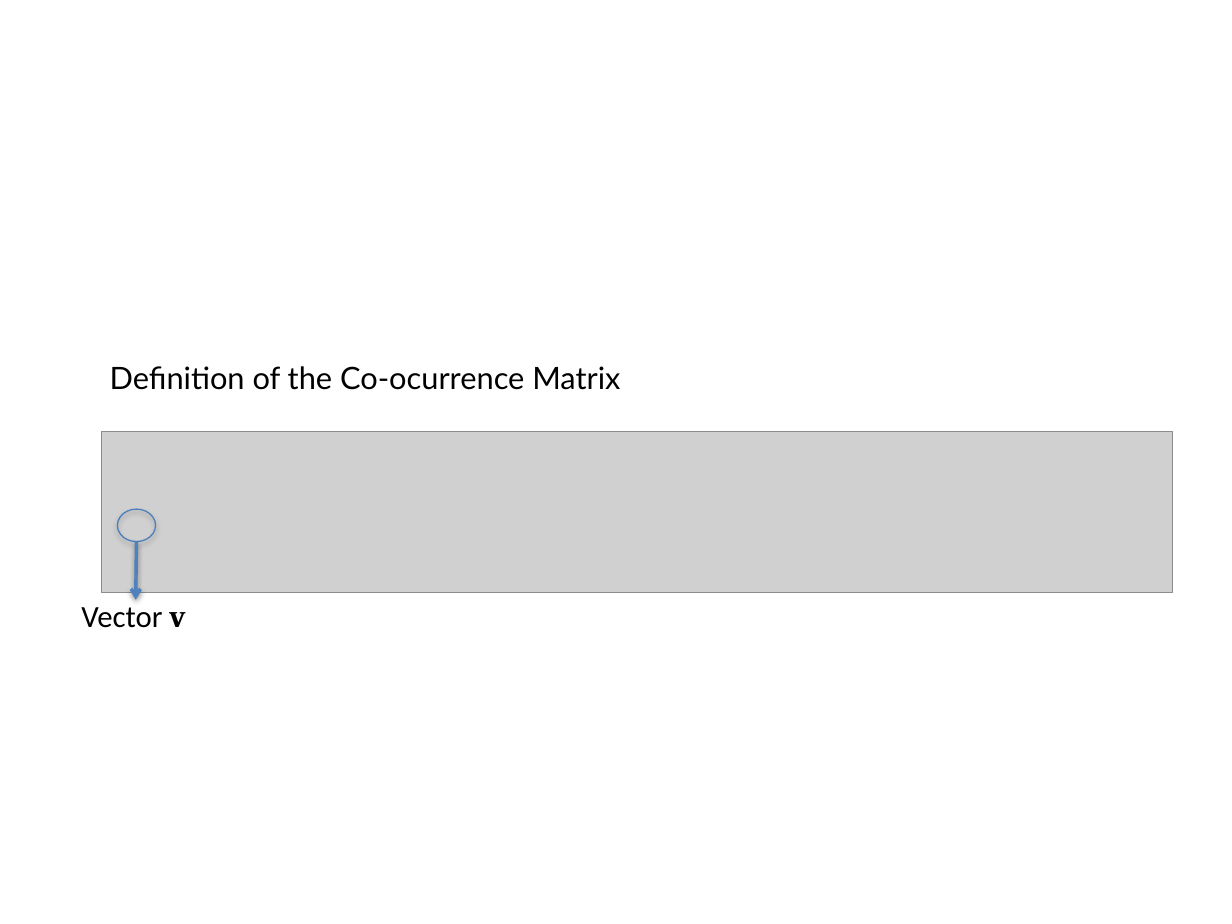
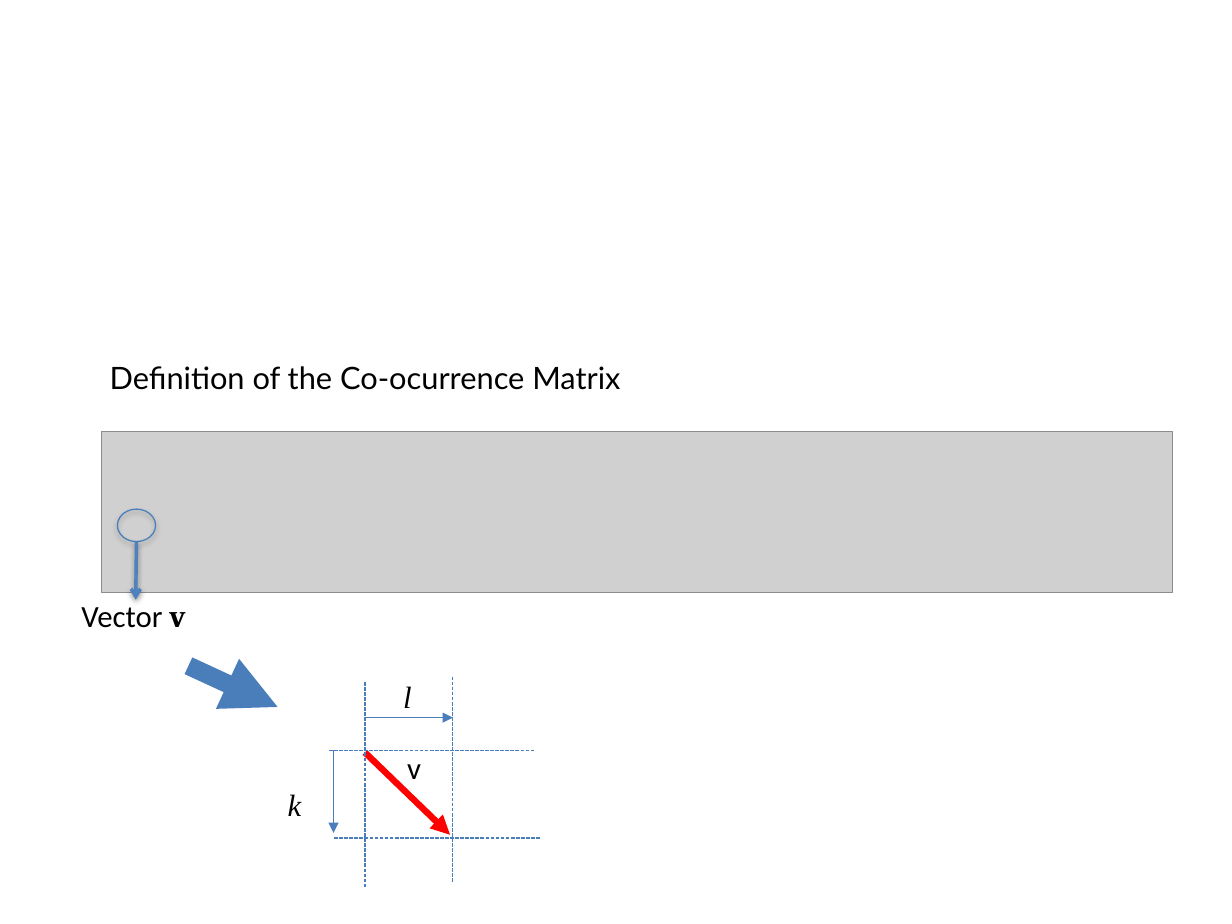
Before and after one commit to domingomery/patrones, a slide deck: slide 25 of clases/Cap02_Extraccion_de_Caracteristicas/presentations/PAT02_HaralickTexture.pptx. Drawn at 1232x924 pixels with LibreOffice and Linux fonts; fonts in the diff are those of the drawing; grey boxes stand for pictures. Boxes give left, top, right and bottom in pixels: in the first picture for what was removed or moved away, otherwise in the second. Text is boxed around its words. In the diff, an @@ line names an element or a change of style, - is before the commit and + after.

```diff
--- a/clases/Cap02_Extraccion_de_Caracteristicas/presentations/PAT02_HaralickTexture.pptx
+++ b/clases/Cap02_Extraccion_de_Caracteristicas/presentations/PAT02_HaralickTexture.pptx
@@ arrow added from (188, 665) to (277, 707), #4B7EBC 10.75 pt @@
@@ line added from (365, 681) to (365, 888), #4B7EBC 0.75 pt dashed @@
@@ text added at (403, 686, 412, 708), 18 pt, text #000000, italic @@
+l
@@ line added from (452, 676) to (452, 883), #4B7EBC 0.75 pt dashed @@
@@ arrow added from (366, 718) to (453, 718), #4B7EBC 0.75 pt @@
@@ line added from (535, 750) to (328, 750), #4B7EBC 0.75 pt dashed @@
@@ arrow added from (334, 750) to (334, 833), #4B7EBC 0.75 pt @@
@@ arrow added from (365, 753) to (450, 835), #FF0000 3.75 pt @@
@@ text added at (407, 764, 421, 779), 18 pt, text #000000 @@
+v
@@ text added at (288, 794, 302, 816), 18 pt, text #000000, italic @@
+k
@@ line added from (540, 838) to (334, 838), #4B7EBC 0.75 pt dashed @@
```
Also in this commit, not shown: 7 other slides changed, 10 other files.
